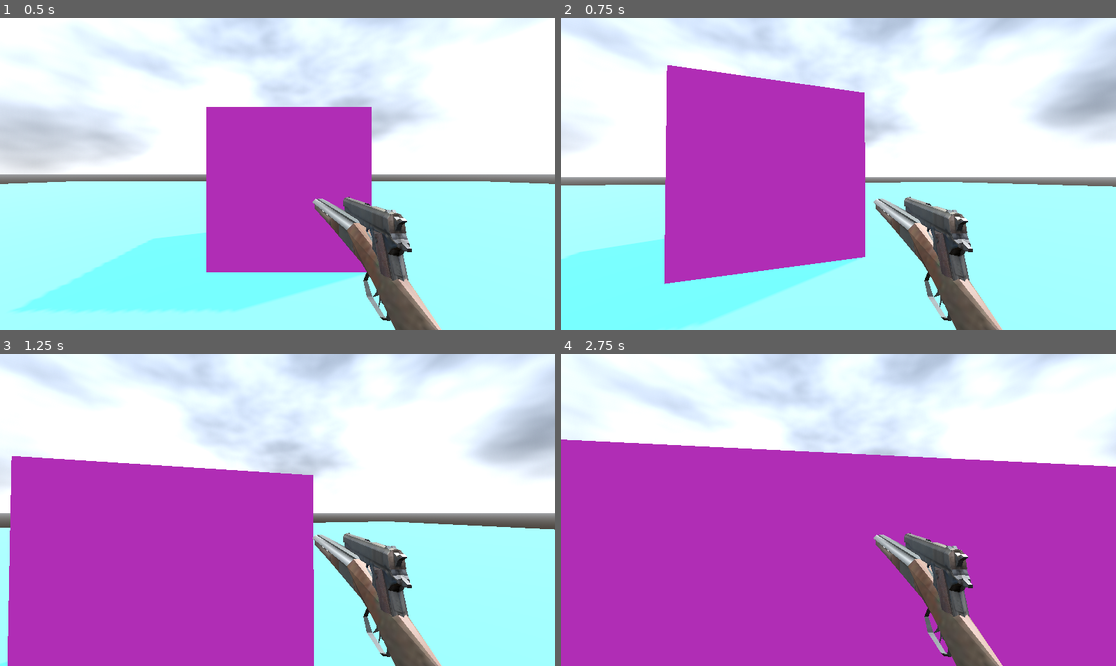
Above: before the commit, frames 1-4 (two rows, left to right).
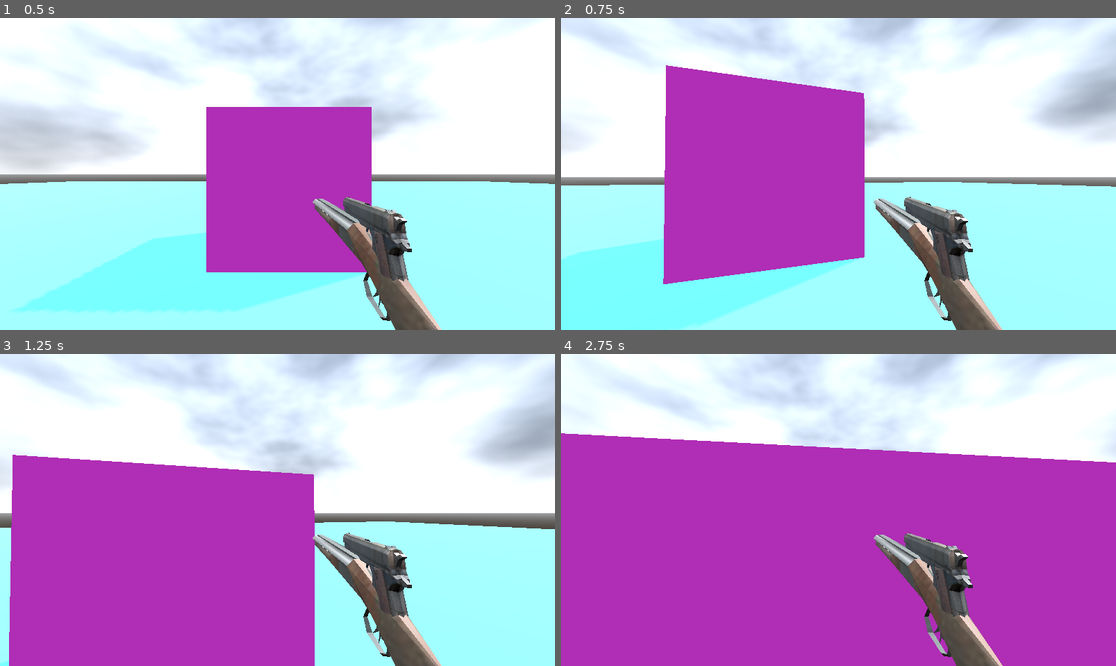
Above: after the commit, the same moments.

Repository: 1Magz1/FPS-Starter-Kit
Game: Godot game, scene res://levels/test/test.tscn
Two runs of this game, one before a commit and one after it. Both use one fixed random seed, a clock stepped at 60 frames per second and the inputs below.
Inputs (mouse positions are in pixels of both pictures, inside the frame that each line leads up to):
- Up to frame 1 (0.5 s): no input
- Up to frame 2 (0.75 s): tap Enter at 0.5 s; move the mouse to (866, 174) at 0.52 s; hold W (move_forward) from 0.53 s (still down); tap C (action_crouch) at 0.6 s
- Up to frame 3 (1.25 s): keep holding W (move_forward); tap Space (action_jump) at 0.77 s
- Up to frame 4 (2.75 s): keep holding W (move_forward); move the mouse to (810, 510) at 1.27 s; tap Mouse wheel up (action_next_weapon) at 1.35 s; tap Space (action_jump) at 1.52 s; move the mouse to (849, 503) at 2.02 s; tap Mouse wheel down (action_prev_weapon) at 2.1 s

Frame 1 is identical in both runs. In frame 2, 0.3% of the frame differs, in the area x 8-100%, y 15-86%; in frame 3, 0.4%; in frame 4, 1.6%, in the area x 0-100%, y 25-91%.
Error in both runs: Invalid access to property or key 'player_shoot' on a base object of type 'null instance'. (res://objects/weapon/base_weapon/base_weapon.gd:6)

Commit message:
main
add head bobing effect

Diff:
--- a/Objects/Player/player.gd
+++ b/Objects/Player/player.gd
@@ -9,19 +9,22 @@
 @export var JUMP_TRESHOLD := 0.65
 @export var JUMP_ACC := 1.3
 @export var PAD_SENSITIVITY := 0.3
+@export var HEAD_BOB := true
 
 @onready var player: CharacterBody3D = $"."
 @onready var head: Node3D = $Head
-@onready var camera: Camera3D = $Head/Camera
+@onready var camera: Camera3D = $Head/Eyes/Camera
 @onready var idle_collision: CollisionShape3D = $IdleCollision
 @onready var crouch_collision: CollisionShape3D = $CrouchCollision
 @onready var ray_cast: RayCast3D = $RayCast
+@onready var eyes = $Head/Eyes
 
 enum MovementState {
 	Idle,
 	Walk,
 	Run,
-	Crouch
+	IdleCrouch,
+	WalkCrouch
 }
 const action_list = {
 	'WALK': 'action_walk',
@@ -40,6 +43,13 @@
 const weapon_hotkeys = {
 	49: 0,
 	50: 1
+}
+const bobing_intensity_list = {
+	0: 0,
+	1: 1.2,
+	2: 2,
+	3: 0,
+	4: 0.3
 }
 
 var gravity = ProjectSettings.get_setting("physics/3d/default_gravity")
@@ -51,6 +61,9 @@
 var is_crouch_btn_pressed := false
 var timer := Timer.new()
 var current_player_switch_signal := 'player_switch_prev_weapon'
+var head_bobing_vactor = Vector2.ZERO
+var head_bobing_intensity := 20.3
+var head_bobing_value := 0.0
 
 const lerp_speed := 10.0
 
@@ -104,13 +117,15 @@
 		movement_list.BACK)
 	var is_idle = input_movement == Vector2.ZERO
 
-	if is_crouch_btn_pressed:
-		current_movement_state = MovementState.Crouch
+	if is_crouch_btn_pressed and is_idle:
+		current_movement_state = MovementState.IdleCrouch
+	if is_crouch_btn_pressed and !is_idle:
+		current_movement_state = MovementState.WalkCrouch
 	elif is_walk_btn_pressed and !is_idle:
 		current_movement_state = MovementState.Walk
 	elif !is_walk_btn_pressed and !is_idle:
 		current_movement_state = MovementState.Run
-	elif is_idle:
+	elif is_idle && !is_crouch_btn_pressed && !is_walk_btn_pressed:
 		current_movement_state = MovementState.Idle
 
 func handler_jump(delta):
@@ -130,18 +145,23 @@
 func handler_movement(delta):
 	var move_transform = (player.transform.basis * Vector3(input_movement.x, 0 , input_movement.y)).normalized()
 	direction = lerp(direction, move_transform, delta * lerp_speed)
+	var current_person_height := 1.3 if current_movement_state == MovementState.IdleCrouch || current_movement_state == MovementState.WalkCrouch else 1.8
 
 	velocity.x = direction.x * get_current_speed()
 	velocity.z = direction.z * get_current_speed()
 
-	if current_movement_state == MovementState.Crouch:
-		head.position.y = lerp(head.position.y, 1.3, delta * lerp_speed)
+	if current_movement_state == MovementState.IdleCrouch || current_movement_state == MovementState.WalkCrouch:
 		idle_collision.disabled = true
 		crouch_collision.disabled = false
 	else:
-		head.position.y = lerp(head.position.y, 1.8, delta * lerp_speed)
 		idle_collision.disabled = false
 		crouch_collision.disabled = true
+
+	head.position.y = lerp(head.position.y, current_person_height, delta * lerp_speed)
+
+	if HEAD_BOB:
+		head_bobbing(delta)
+
 
 func get_current_speed()-> int:
 	var current_speed = 0
@@ -153,7 +173,7 @@
 			current_speed = WOLK_SPEED
 		MovementState.Run:
 			current_speed = RUN_SPEED
-		MovementState.Crouch:
+		MovementState.WalkCrouch:
 			current_speed = CROUCH_SPEED
 	return current_speed
 
@@ -196,3 +216,13 @@
 			emit_signal(emit_signal_list.NEXT)
 		elif Input.is_action_just_pressed(action_list.PREV_WEAPON):
 			emit_signal(emit_signal_list.PREV)
+
+func head_bobbing(delta):
+	var intensity = bobing_intensity_list[current_movement_state]
+	head_bobing_value += head_bobing_intensity * delta
+
+	head_bobing_vactor.y = sin(head_bobing_value)
+	head_bobing_vactor.x = sin(head_bobing_value / 2) * 0.5
+
+	eyes.position.x = lerp(eyes.position.x, (head_bobing_vactor.x * 0.2) * intensity, delta * lerp_speed)
+	eyes.position.y = lerp(eyes.position.y, (head_bobing_vactor.y * 0.1) * intensity, delta * lerp_speed)
--- a/Objects/Player/player.tscn
+++ b/Objects/Player/player.tscn
@@ -36,7 +36,9 @@
 [node name="Head" type="Node3D" parent="."]
 transform = Transform3D(1, 0, 0, 0, 1, 0, 0, 0, 1, 2.08165e-12, 1.8, 2.08165e-12)
 
-[node name="Camera" type="Camera3D" parent="Head"]
+[node name="Eyes" type="Node3D" parent="Head"]
+
+[node name="Camera" type="Camera3D" parent="Head/Eyes"]
 transform = Transform3D(1, 0, 0, 0, 1, 0, 0, 0, 1, 2.08165e-12, 0, 2.08165e-12)
 
-[node name="WeaponManager" parent="Head/Camera" instance=ExtResource("2_a8m51")]
+[node name="WeaponManager" parent="Head/Eyes/Camera" instance=ExtResource("2_a8m51")]
